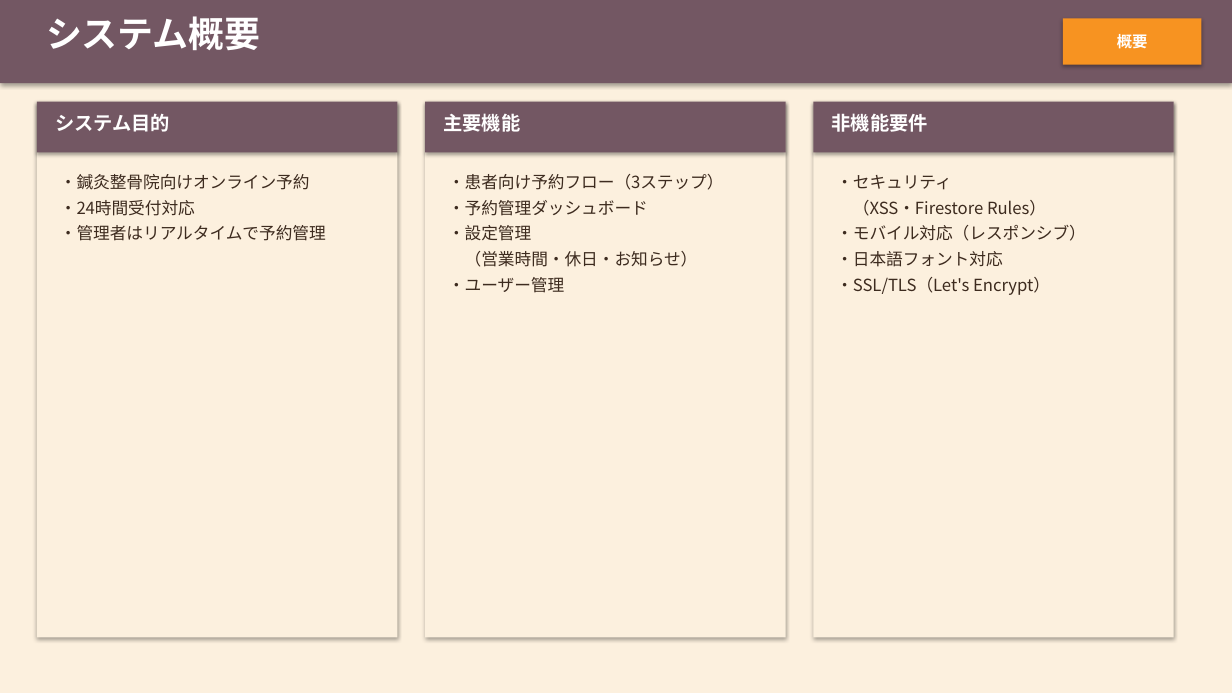
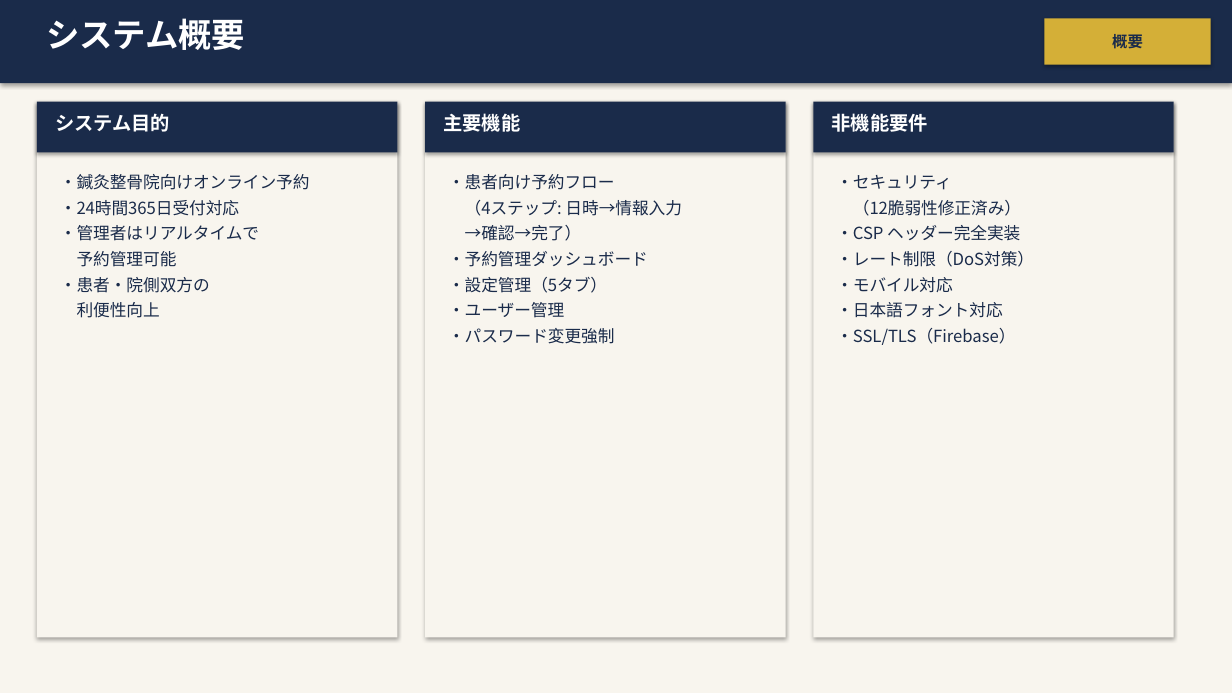
Before and after one commit to Kojinius/fukumoto-reservation, a slide deck: slide 4 of documents/specs/OnlineAppointSystem_詳細設計書.pptx. Drawn at 1232x693 pixels with LibreOffice and Linux fonts; fonts in the diff are those of the drawing. Boxes give left, top, right and bottom in pixels: in the first picture for what was removed or moved away, otherwise in the second. Text is boxed around its words. In the diff, an @@ line names an element or a change of style, - is before the commit and + after.

```diff
--- a/documents/specs/OnlineAppointSystem_詳細設計書.pptx
+++ b/documents/specs/OnlineAppointSystem_詳細設計書.pptx
@@ text "システム概要" at (46,18,245,50): size 28 to 26 pt @@
@@ rectangle "概要": place and size @@
-rectangle "概要" at (1063,18,1202,65)
+rectangle "概要" at (1044,18,1211,65)
@@ rectangle "概要" at (1044,18,1211,65): text colour #FFFFFF to #1A2B4A; fill #F79321 to #D4AF37 @@
@@ fill #FCF0DE to #F8F5EE in 4 elements at (0,0,1232,693), (425,102,786,638), (813,102,1174,638), (37,102,397,638) @@
@@ fill #735763 to #1A2B4A in 4 elements at (0,0,1232,83), (37,102,397,152), (425,102,786,152), (813,102,1174,152) @@
@@ text at (60,174,310,190): text colour #3D2B1F to #1A2B4A in "・鍼灸整骨院向けオンライン予約" @@
@@ text at (448,174,682,241): text changed; text colour #3D2B1F to #1A2B4A @@
-・患者向け予約フロー（3ステップ）
+・患者向け予約フロー
+（4ステップ: 日時→情報入力
+→確認→完了）
@@ text at (836,175,1002,318): text colour #3D2B1F to #1A2B4A in "・セキュリティ", "・日本語フォント対応" @@
@@ text at (60,200,259,318): text changed; text colour #3D2B1F to #1A2B4A @@
-・24時間受付対応
-・管理者はリアルタイムで予約管理
+・24時間365日受付対応
+・管理者はリアルタイムで
+予約管理可能
+・患者・院側双方の
+利便性向上
@@ text at (836,200,1034,292): text changed; text colour #3D2B1F to #1A2B4A @@
-（XSS・Firestore Rules）
-・モバイル対応（レスポンシブ）
+（12脆弱性修正済み）
+・CSP ヘッダー完全実装
+・レート制限（DoS対策）
+・モバイル対応
@@ text at (448,251,648,318): text colour #3D2B1F to #1A2B4A in "・予約管理ダッシュボード", "・ユーザー管理" @@
@@ text at (448,277,607,293): text changed; text colour #3D2B1F to #1A2B4A @@
-・設定管理
-（営業時間・休日・お知らせ）
+・設定管理（5タブ）
@@ text at (448,328,614,344): paragraph added @@
+・パスワード変更強制
@@ text at (836,328,1015,345): text changed; text colour #3D2B1F to #1A2B4A @@
-・SSL/TLS（Let's Encrypt）
+・SSL/TLS（Firebase）
```
Also in this commit, not shown: 17 other slides changed, 4 slides added, 2 slides removed, 5 other files.
